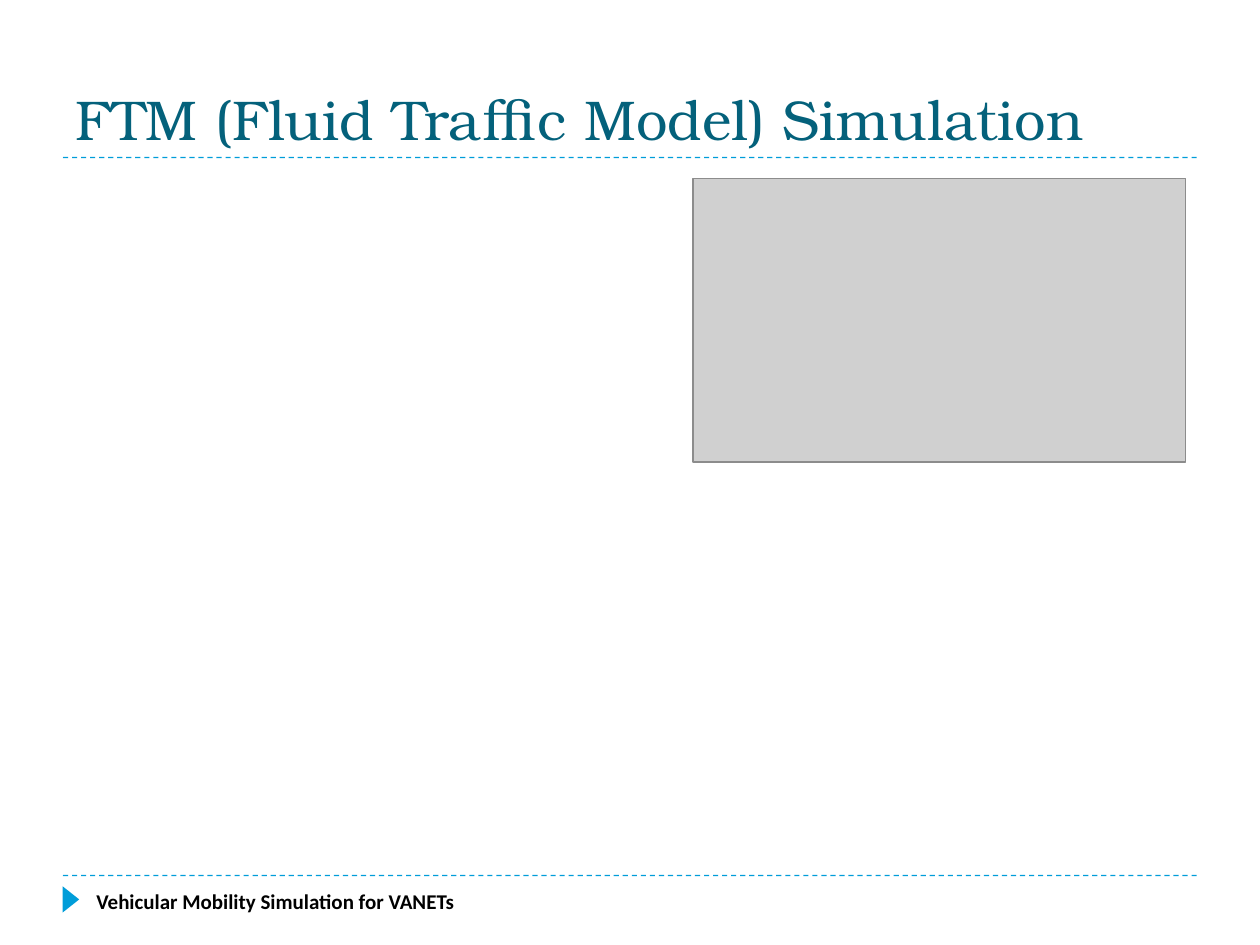
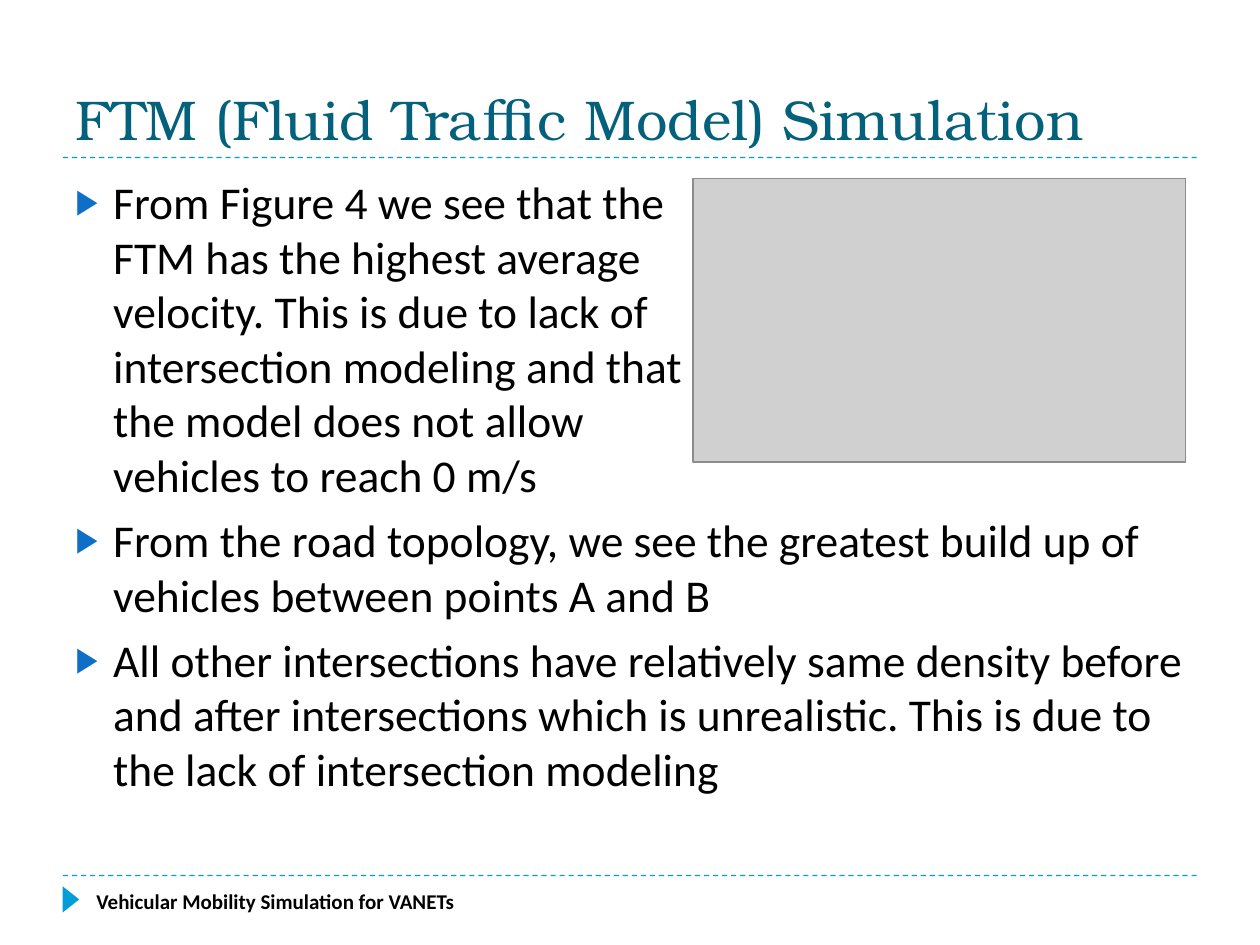
Before and after one commit to f33losopher/EEMaster_VANET, a slide deck: slide 38 of VANET_Felix.pptx. Drawn at 1260x945 pixels with LibreOffice and Linux fonts; fonts in the diff are those of the drawing; grey boxes stand for pictures. Boxes give left, top, right and bottom in pixels: in the first picture for what was removed or moved away, otherwise in the second. Text is boxed around its words. In the diff, an @@ line names an element or a change of style, - is before the commit and + after.

Commit message:
Finished the Simulation on PPT

```diff
--- a/VANET_Felix.pptx
+++ b/VANET_Felix.pptx
@@ text added at <box>113,187,1182,794</box>, 26 pt, text #000000 @@
+▶ From Figure 4 we see that the
+  FTM has the highest average
+  velocity. This is due to lack of
+  intersection modeling and that
+  the model does not allow
+  vehicles to reach 0 m/s
+▶ From the road topology, we see the greatest build up of vehicles between points A and B
+▶ All other intersections have relatively same density before and after intersections which is unrealistic. This is due to the lack of intersection modeling
```
Also in this commit, not shown: 6 slides added, 1 other file.
